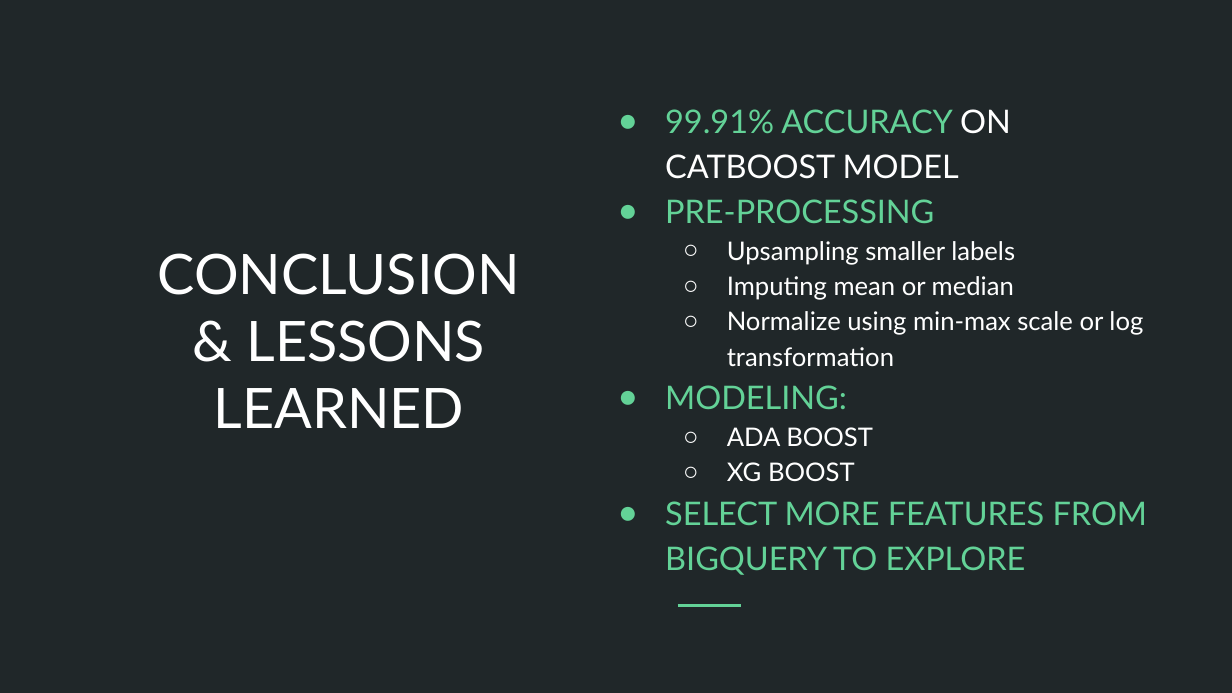
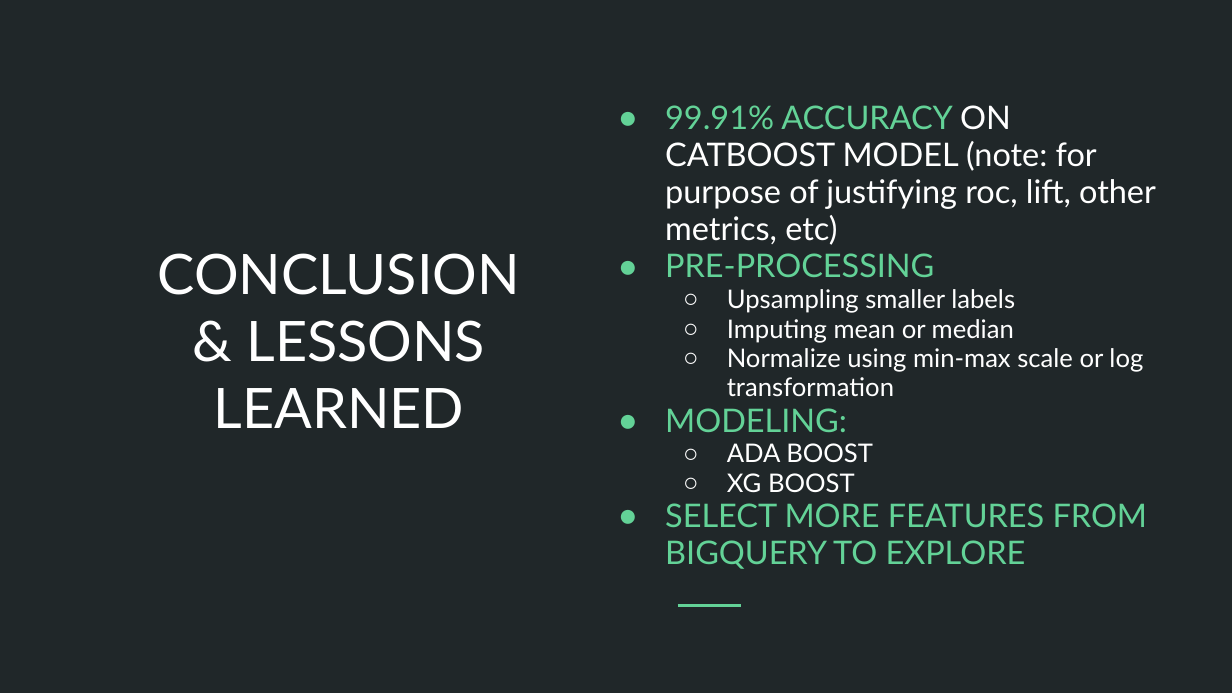
Before and after one commit to justinepicar/ecommerce-analysis, a slide deck: slide 20 of presentation/E-COMMERCE ANALYSIS WITH GOOGLE MARKETPLACE.pptx (slide 19 before the commit). Drawn at 1232x693 pixels with LibreOffice and Linux fonts; fonts in the diff are those of the drawing. Boxes give left, top, right and bottom in pixels: in the first picture for what was removed or moved away, otherwise in the second. Text is boxed around its words. In the diff, an @@ line names an element or a change of style, - is before the commit and + after.

```diff
--- a/presentation/E-COMMERCE ANALYSIS WITH GOOGLE MARKETPLACE.pptx
+++ b/presentation/E-COMMERCE ANALYSIS WITH GOOGLE MARKETPLACE.pptx
@@ text at (665, 105, 1156, 245): text changed @@
-● 99.91% ACCURACY ON CATBOOST MODEL
+● 99.91% ACCURACY ON CATBOOST MODEL (note: for purpose of justifying roc, lift, other metrics, etc)
@@ text at (665, 253, 1148, 569): line spacing 1.15 to 0.95 @@
```
Also in this commit, not shown: 2 other slides changed, 1 slide added, 2 other files.
